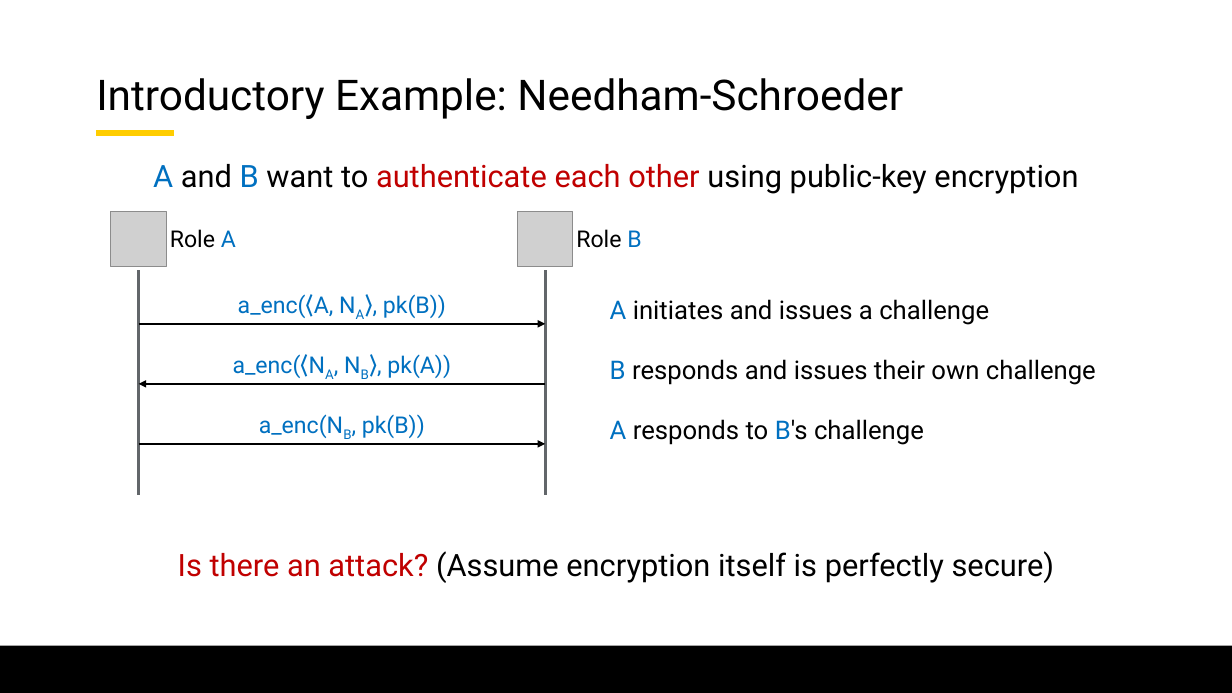
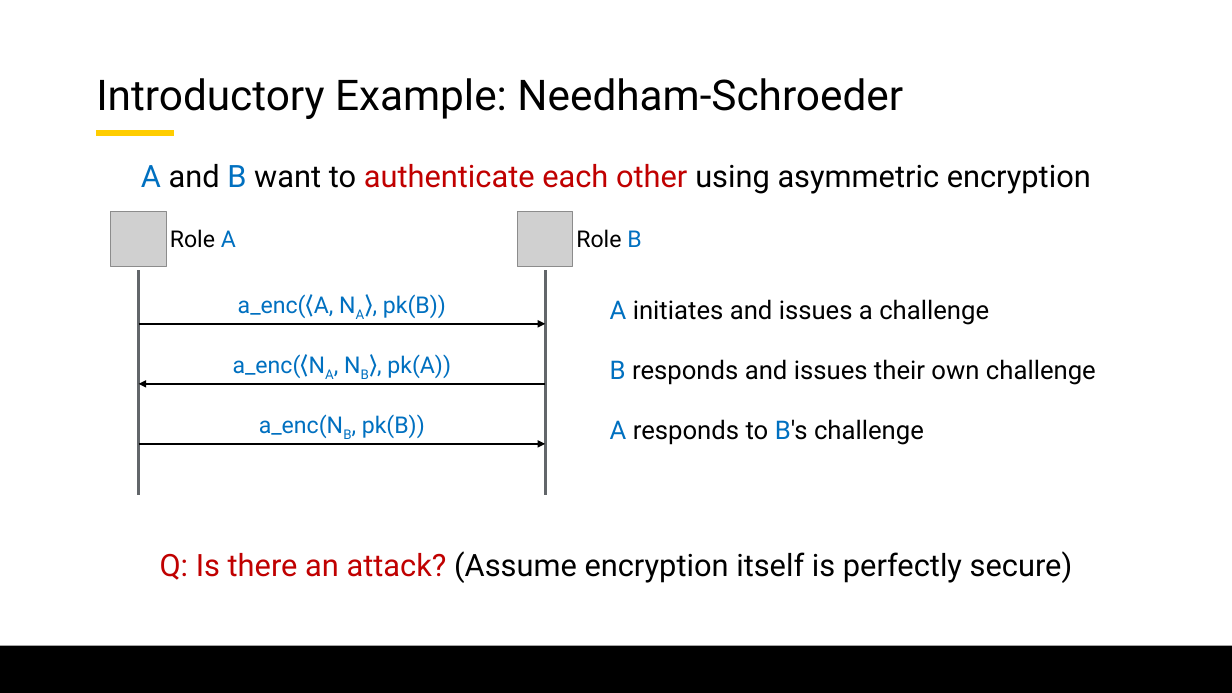
Before and after one commit to lorchrob/graduate_research_symposium, a slide deck: slide 19 of symposium_slides.pptx (slide 6 before the commit). Drawn at 1232x693 pixels with LibreOffice and Linux fonts; fonts in the diff are those of the drawing; grey boxes stand for pictures; background and template pictures are left out. Boxes give left, top, right and bottom in pixels: in the first picture for what was removed or moved away, otherwise in the second. Text is boxed around its words. In the diff, an @@ line names an element or a change of style, - is before the commit and + after.

```diff
--- a/symposium_slides.pptx
+++ b/symposium_slides.pptx
@@ text at (141, 164, 1091, 194): text changed @@
-A and B want to authenticate each other using public-key encryption
+A and B want to authenticate each other using asymmetric encryption
@@ text at (160, 551, 1073, 583): text changed @@
-Is there an attack? (Assume encryption itself is perfectly secure)
+Q: Is there an attack? (Assume encryption itself is perfectly secure)
```
Also in this commit, not shown: 36 other slides changed, 28 slides added.
